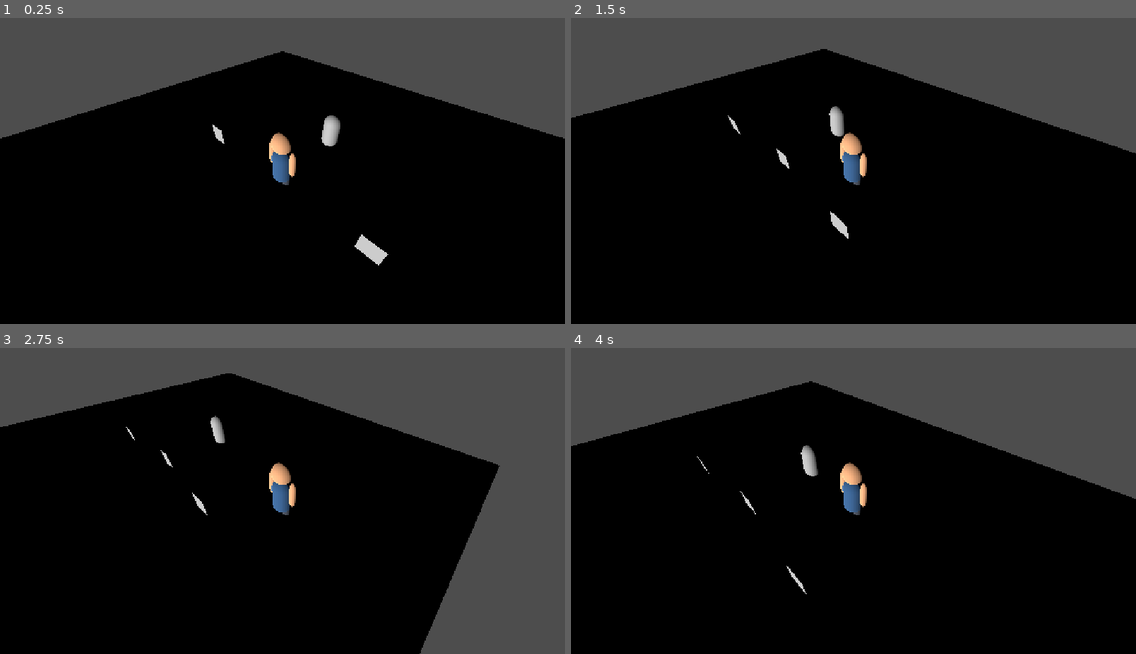
Above: before the commit, frames 1-4 (two rows, left to right).
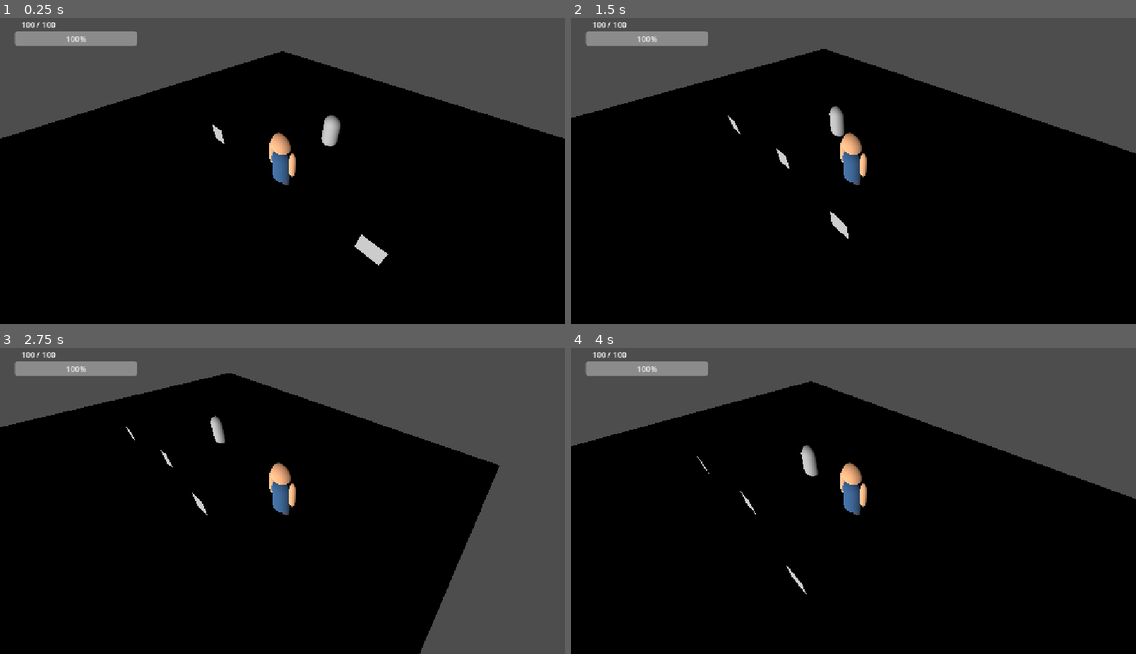
Above: after the commit, the same moments.

Repository: AdolfoBarca/MUNDO_LEYENDAS
Game: Godot game, scene res://Main.tscn
Same seed, same stepped clock (60 frames per second), same inputs: the game is played once before the commit and once after it.
Inputs (mouse positions are in pixels of both pictures, inside the frame that each line leads up to):
- Up to frame 1 (0.25 s): no input
- Up to frame 2 (1.5 s): tap Enter at 0.5 s; move the mouse to (977, 149) at 0.52 s; hold D 0.53-1.28 s; click (977, 149) at 0.67 s; move the mouse to (740, 180) at 1.27 s; hold S from 1.28 s (still down); click (740, 180) at 1.42 s
- Up to frame 3 (2.75 s): move the mouse to (339, 424) at 2.02 s; release S at 2.03 s; hold D from 2.03 s (still down); click (339, 424) at 2.17 s
- Up to frame 4 (4 s): move the mouse to (825, 559) at 2.77 s; release D at 2.78 s; hold W 2.78-3.53 s; click (825, 559) at 2.92 s; move the mouse to (1023, 543) at 3.52 s; hold A from 3.53 s (still down); click (1023, 543) at 3.67 s

The runs differ from the first frame. In frame 1, 1.1% of the frame differs, in the area x 2-25%, y 1-10%; in frame 2, 1.1%; in frame 3, 1.1%; in frame 4, 1.1%.

Commit message:
Agregar vida dano regeneracion e interfaz del heroe

Diff:
--- a/EnemigoPrueba.gd
+++ b/EnemigoPrueba.gd
@@ -1,18 +1,107 @@
 extends CharacterBody3D
+
+
+# =========================================================
+# VIDA DEL ENEMIGO
+# =========================================================
 
 @export var vida_maxima: int = 100
 var vida_actual: int = vida_maxima
 
+
+# =========================================================
+# ATAQUE DEL ENEMIGO
+# =========================================================
+
+@export var dano: int = 10
+@export var distancia_ataque: float = 2.0
+@export var tiempo_entre_ataques: float = 1.0
+
+var temporizador_ataque: float = 0.0
+var heroe: CharacterBody3D
+
+
+# =========================================================
+# INICIO
+# =========================================================
+
+func _ready() -> void:
+	heroe = get_tree().root.find_child("Heroe", true, false)
+
+	if heroe != null:
+		print("ENEMIGO ENCONTRÓ AL HÉROE")
+	else:
+		print("ENEMIGO NO ENCONTRÓ AL HÉROE")
+
+
+# =========================================================
+# PROCESO
+# =========================================================
+
+func _physics_process(delta: float) -> void:
+	if temporizador_ataque > 0.0:
+		temporizador_ataque -= delta
+
+	if heroe == null:
+		return
+
+	if not is_instance_valid(heroe):
+		return
+
+	if heroe.get("esta_muerto") == true:
+		return
+
+	var distancia = global_position.distance_to(heroe.global_position)
+
+	if distancia <= distancia_ataque:
+		atacar_heroe()
+
+
+# =========================================================
+# ATAQUE
+# =========================================================
+
+func atacar_heroe() -> void:
+	if temporizador_ataque > 0.0:
+		return
+
+	if heroe == null:
+		return
+
+	if heroe.get("esta_muerto") == true:
+		return
+
+	if heroe.has_method("recibir_dano"):
+		print("ENEMIGO ATACA AL HÉROE")
+
+		heroe.recibir_dano(dano)
+
+		temporizador_ataque = tiempo_entre_ataques
+
+
+# =========================================================
+# RECIBIR DAÑO
+# =========================================================
+
 func recibir_dano(cantidad: int) -> void:
-    vida_actual -= cantidad
-    if vida_actual < 0:
-        vida_actual = 0
+	vida_actual -= cantidad
 
-    print("ENEMIGO RECIBE %d DE DANO. VIDA: %d" % [cantidad, vida_actual])
+	if vida_actual < 0:
+		vida_actual = 0
 
-    if vida_actual <= 0:
-        morir()
+	print(
+		"ENEMIGO RECIBE %d DE DANO. VIDA: %d"
+		% [cantidad, vida_actual]
+	)
+
+	if vida_actual <= 0:
+		morir()
+
+
+# =========================================================
+# MUERTE
+# =========================================================
 
 func morir() -> void:
-    print("ENEMIGO DERROTADO")
-    queue_free()
+	print("ENEMIGO DERROTADO")
+	queue_free()
--- a/Heroe.gd
+++ b/Heroe.gd
@@ -7,6 +7,22 @@
 @export var color_camisa: Color = Color("#244A73")
 @export var color_pantalon: Color = Color("#2F3540")
 
+
+# =========================================================
+# VIDA DEL HÉROE
+# =========================================================
+
+@export var vida_maxima: int = 100
+@export var regeneracion_por_segundo: int = 2
+@export var espera_para_regenerar: float = 5.0
+
+var vida_actual: int
+var esta_muerto: bool = false
+
+var temporizador_regeneracion: float = 0.0
+var tiempo_desde_ultimo_dano: float = 0.0
+
+
 var gravity: float = ProjectSettings.get_setting("physics/3d/default_gravity")
 var attack_timer: float = 0.0
 
@@ -28,27 +44,127 @@
 
 @onready var nombre_label: Label3D = $NombreHeroe
 
+@onready var barra_vida: ProgressBar = get_node("../Interfaz/BarraVida")
+@onready var texto_vida: Label = get_node("../Interfaz/TextoVida")
+
 
 # =========================================================
 # INICIO
 # =========================================================
 
 func _ready() -> void:
-	# Cargar la apariencia elegida en CrearHeroe
+	vida_actual = vida_maxima
+	esta_muerto = false
+
+	temporizador_regeneracion = 0.0
+	tiempo_desde_ultimo_dano = espera_para_regenerar
+
 	color_piel = DatosJugador.color_piel
 	color_camisa = DatosJugador.color_camisa
 	color_pantalon = DatosJugador.color_pantalon
 
 	aplicar_colores_personaje()
 
-	# Mostrar el nombre elegido sobre el héroe
 	if nombre_label != null:
 		nombre_label.text = DatosJugador.nombre
+
+	actualizar_interfaz_vida()
 
 	print("==============================")
 	print("HÉROE CARGADO EN EL MAPA")
 	print("Nombre: ", DatosJugador.nombre)
 	print("País: ", DatosJugador.pais)
+	print("Vida: ", vida_actual, "/", vida_maxima)
+	print("==============================")
+
+
+# =========================================================
+# VIDA
+# =========================================================
+
+func recibir_dano(cantidad: int) -> void:
+	if esta_muerto:
+		return
+
+	vida_actual -= cantidad
+
+	if vida_actual < 0:
+		vida_actual = 0
+
+	# Reiniciar la espera de regeneración
+	tiempo_desde_ultimo_dano = 0.0
+	temporizador_regeneracion = 0.0
+
+	actualizar_interfaz_vida()
+
+	print("HÉROE RECIBE ", cantidad, " DE DAÑO")
+	print("VIDA: ", vida_actual, "/", vida_maxima)
+
+	if vida_actual <= 0:
+		morir()
+
+
+func regenerar_vida(delta: float) -> void:
+	if esta_muerto:
+		return
+
+	if vida_actual >= vida_maxima:
+		return
+
+	# Contar cuánto tiempo ha pasado desde el último golpe
+	tiempo_desde_ultimo_dano += delta
+
+	# Todavía no han pasado los segundos necesarios
+	if tiempo_desde_ultimo_dano < espera_para_regenerar:
+		return
+
+	# Después de la espera, regenerar cada segundo
+	temporizador_regeneracion += delta
+
+	if temporizador_regeneracion >= 1.0:
+		vida_actual += regeneracion_por_segundo
+
+		if vida_actual > vida_maxima:
+			vida_actual = vida_maxima
+
+		actualizar_interfaz_vida()
+
+		print(
+			"HÉROE REGENERA ",
+			regeneracion_por_segundo,
+			" DE VIDA. VIDA: ",
+			vida_actual,
+			"/",
+			vida_maxima
+		)
+
+		temporizador_regeneracion = 0.0
+
+
+func actualizar_interfaz_vida() -> void:
+	if barra_vida != null:
+		barra_vida.max_value = vida_maxima
+		barra_vida.value = vida_actual
+
+	if texto_vida != null:
+		texto_vida.text = "%s   %d / %d" % [
+			DatosJugador.nombre,
+			vida_actual,
+			vida_maxima
+		]
+
+
+func morir() -> void:
+	if esta_muerto:
+		return
+
+	esta_muerto = true
+	vida_actual = 0
+
+	actualizar_interfaz_vida()
+
+	print("==============================")
+	print("HÉROE DERROTADO")
 	print("==============================")
 
 
@@ -104,6 +220,9 @@
 # =========================================================
 
 func _input(event: InputEvent) -> void:
+	if esta_muerto:
+		return
+
 	if event is InputEventMouseButton:
 		if event.button_index == MOUSE_BUTTON_LEFT and event.pressed:
 			if attack_timer <= 0.0:
@@ -126,6 +245,13 @@
 # =========================================================
 
 func _physics_process(delta: float) -> void:
+	if esta_muerto:
+		velocity = Vector3.ZERO
+		move_and_slide()
+		return
+
+	regenerar_vida(delta)
+
 	var move_dir := Vector3.ZERO
 
 	if camera != null:
--- a/Main.tscn
+++ b/Main.tscn
@@ -126,3 +126,18 @@
 
 [node name="CollisionShape3D" type="CollisionShape3D" parent="EnemigoPrueba" unique_id=1862080325]
 shape = SubResource("CapsuleShape3D_whuy3")
+
+[node name="Interfaz" type="CanvasLayer" parent="." unique_id=887633685]
+
+[node name="BarraVida" type="ProgressBar" parent="Interfaz" unique_id=1104055340]
+offset_left = 30.0
+offset_top = 50.0
+offset_right = 280.0
+offset_bottom = 80.0
+value = 100.0
+
+[node name="TextoVida" type="Label" parent="Interfaz" unique_id=67641736]
+offset_left = 30.0
+offset_top = 25.0
+offset_right = 70.0
+offset_bottom = 48.0
